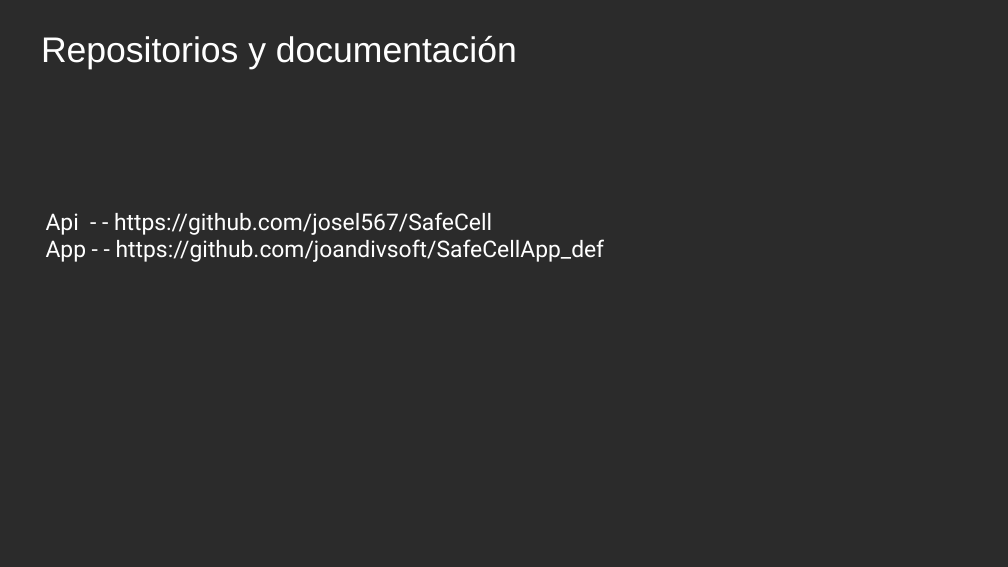
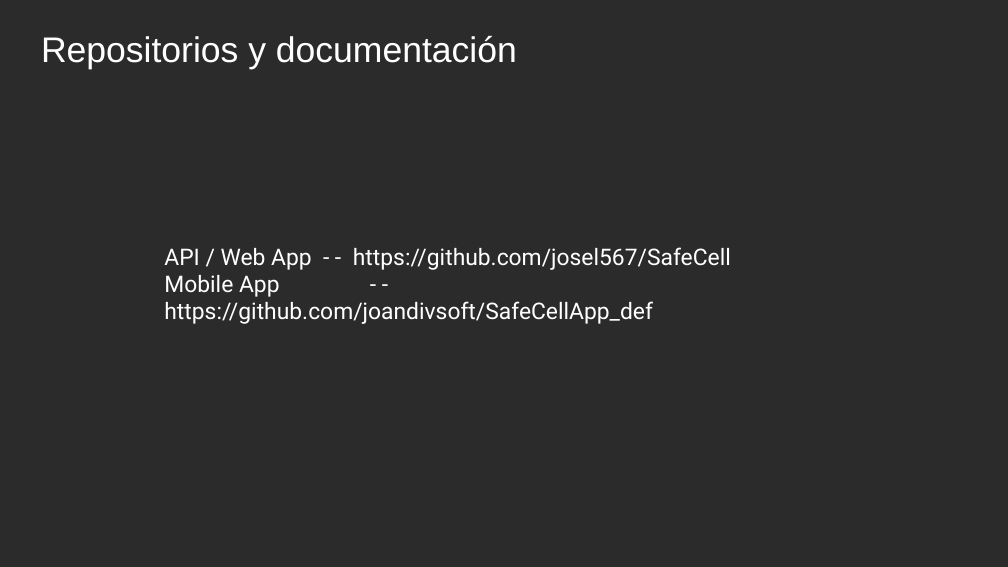
Before and after one commit to josel567/SafeCell, a slide deck: slide 24 of documentacion/Presentacion.odp. Drawn at 1008x567 pixels with LibreOffice and Linux fonts; fonts in the diff are those of the drawing; background and template pictures are left out; a plain dark background stands for a picture behind light text. Boxes give left, top, right and bottom in pixels: in the first picture for what was removed or moved away, otherwise in the second. Text is boxed around its words. In the diff, an @@ line names an element or a change of style, - is before the commit and + after.

Commit message:
presentacion final

```diff
--- a/documentacion/Presentacion.odp
+++ b/documentacion/Presentacion.odp
@@ text at bbox=[164, 247, 731, 324]: text changed @@
-Api - - https://github.com/josel567/SafeCell
-App - - https://github.com/joandivsoft/SafeCellApp_def
+API / Web App - - https://github.com/josel567/SafeCell
+Mobile App - - https://github.com/joandivsoft/SafeCellApp_def
```
Also in this commit, not shown: 1 other slide changed, 1 slide added, 1 slide removed.
